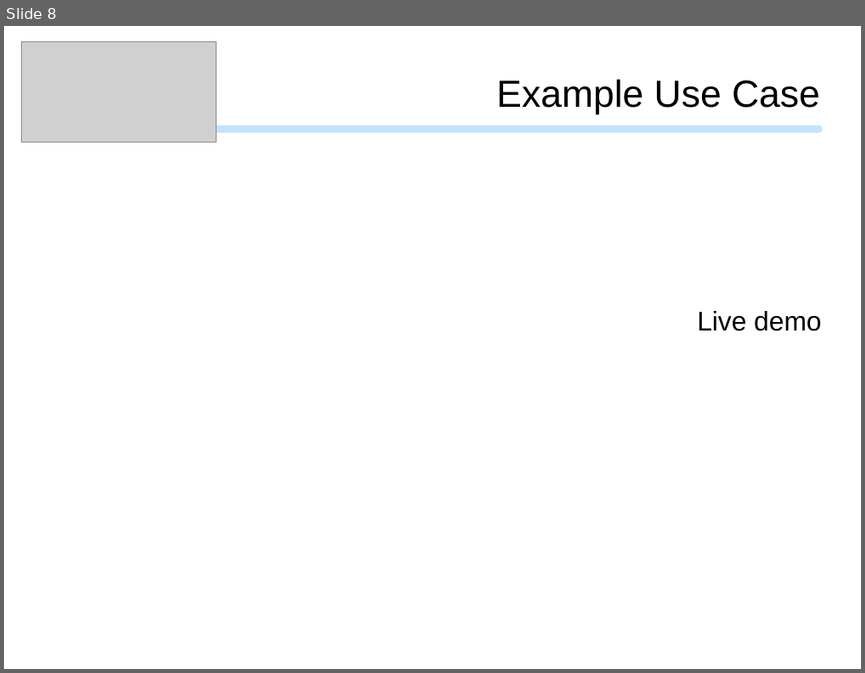
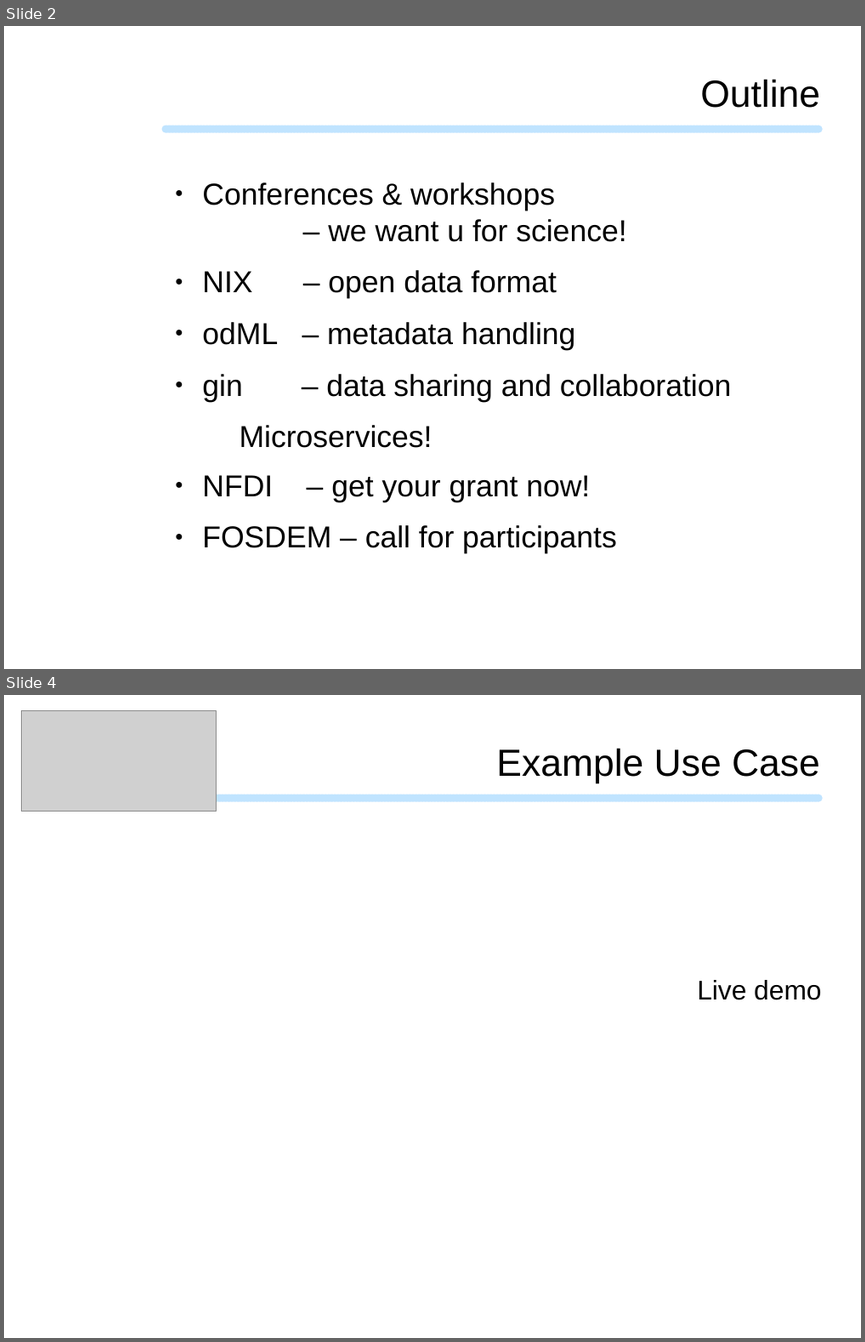
Before and after one commit to mpsonntag/prespost, a slide deck: 201911b_CNS_Seminar/201911_CNS_Seminar.odp. Shown one above the other, each under a label of ours: slide 8 before the commit, slides 2 and 4 after it; the slides between them are not shown. The pictures are 865x673 and 865x1342 pixels, drawn with LibreOffice and Linux fonts; fonts in the diff are those of the drawing; grey boxes stand for pictures; background and template pictures are left out. Boxes give left, top, right and bottom in pixels: in the first picture for what was removed or moved away, otherwise in the second. Text is boxed around its words. In the diff, an @@ line names an element or a change of style, - is before the commit and + after.

```diff
--- a/201911b_CNS_Seminar/201911_CNS_Seminar.odp
+++ b/201911b_CNS_Seminar/201911_CNS_Seminar.odp
@@ slide 2 added at [4,26,861,669], background #FFFFFF; not listed: 1 template element that a slide beside it also shows @@
@@ text added at [700,79,820,108], 35 pt, text #000000 @@
+Outline
@@ text added at [202,182,731,554], 28 pt, text #000000 @@
+● Conferences & workshops
+  – we want u for science!
+● NIX – open data format
+● odML – metadata handling
+● gin – data sharing and collaboration
+  Microservices!
+● NFDI – get your grant now!
+● FOSDEM – call for participants
@@ what was slide 8 is now slide 4 @@
```
Also in this commit, not shown: 5 slides changed, 6 slides removed, 1 other file.
